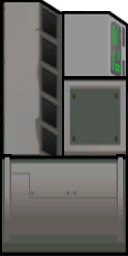
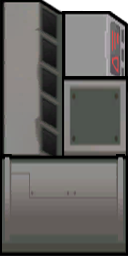
Comparing the layer stacks of the two 128×256 images. Changes:
added layer "AncientEnemyTerminal_east" above "AncientTerminal_east" over 63, 11, 127, 77
